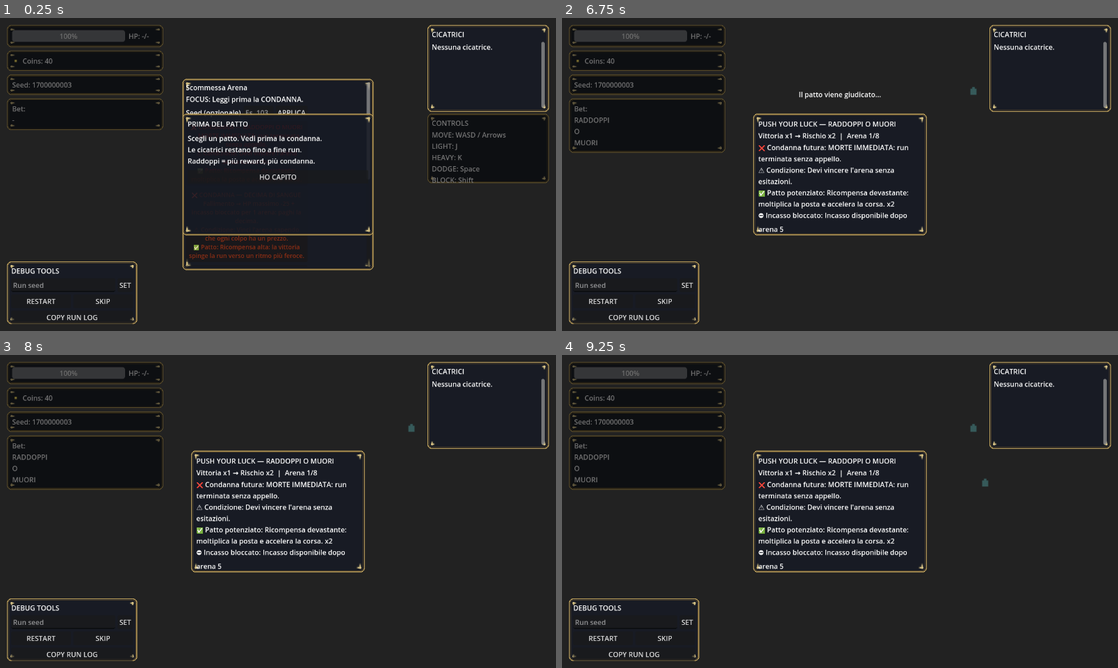
Above: before the commit, frames 1-4 (two rows, left to right).
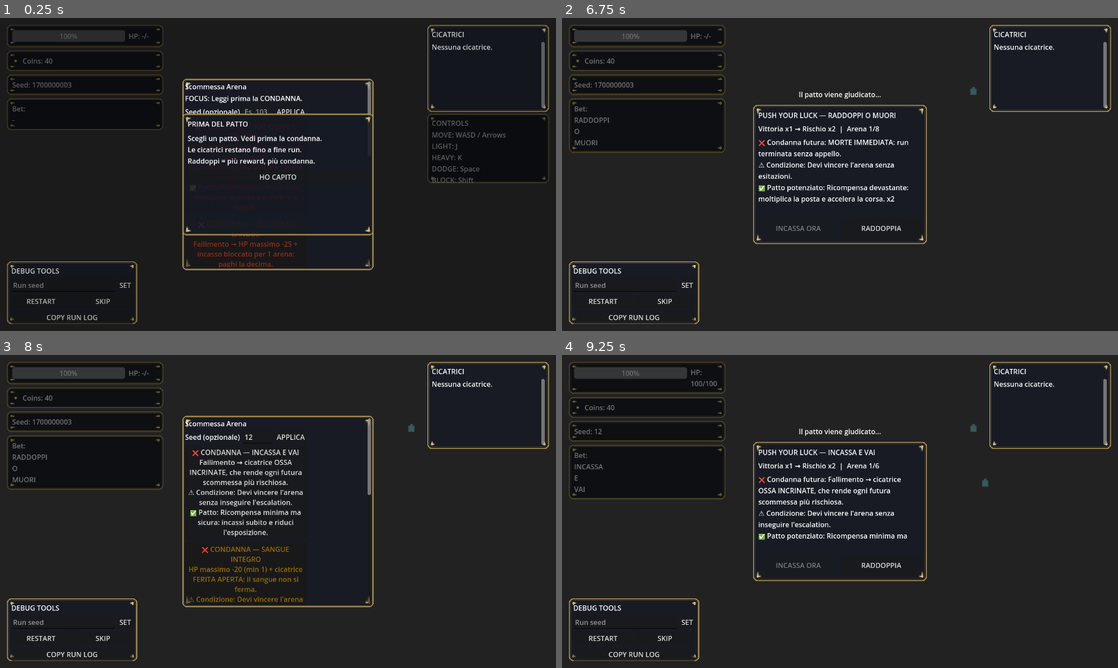
Above: after the commit, the same moments.

Repository: Faratas410/Gallicus-2.0
Game: Godot game, scene res://scenes/Main.tscn
Same seed, same stepped clock (60 frames per second), same inputs: the game is played once before the commit and once after it.
Inputs (mouse positions are in pixels of both pictures, inside the frame that each line leads up to):
- Up to frame 1 (0.25 s): no input
- Up to frame 2 (6.75 s): click (623, 284) at 0.52 s; type "12" at 0.6 s; click (823, 111) at 0.75 s; type "12" at 0.83 s; click "RESTART" at 1.25 s; click "RESTART" at 2 s; click "RESTART" at 2.75 s; click "SKIP" at 3.5 s; click "SKIP" at 4.25 s; click "SET" at 5 s; click "COPY RUN LOG" at 5.75 s; click "HO CAPITO" at 6.5 s
- Up to frame 3 (8 s): click "RADDOPPIA" at 7.25 s
- Up to frame 4 (9.25 s): click "SET" (after the commit: "APPLICA") at 8 s; click (806, 505) at 8.75 s, where only the run after the commit has a clickable "❌ CONDANNA — INCASSA E VAI Fa…"

The runs differ from the first frame. In frame 1, 1.9% of the frame differs, in the area x 1-99%, y 2-98%; in frame 2, 4.1%; in frame 3, 5.5%; in frame 4, 6.7%, in the area x 1-66%, y 4-73%.

Commit message:
UI Layout Fix: Onboarding Button Input + Condemnation Readability + Push-Your-Luck Choices

Diff:
--- a/scenes/UI.tscn
+++ b/scenes/UI.tscn
@@ -320,7 +320,7 @@
 
 [node name="OnboardingModal" type="Control" parent="Modals"]
 visible = false
-mouse_filter = 1
+mouse_filter = 0
 z_index = 96
 anchor_left = 0.0
 anchor_top = 0.0
@@ -328,10 +328,10 @@
 anchor_bottom = 1.0
 
 [node name="OnboardingBlocker" type="ColorRect" parent="Modals/OnboardingModal"]
-mouse_filter = 1
-anchor_right = 1.0
-anchor_bottom = 1.0
-color = Color(0, 0, 0, 0)
+mouse_filter = 0
+anchor_right = 1.0
+anchor_bottom = 1.0
+color = Color(0, 0, 0, 0.2)
 
 [node name="OnboardingPanel" type="Panel" parent="Modals/OnboardingModal"]
 visible = false
@@ -366,6 +366,7 @@
 
 [node name="OnboardingButton" type="Button" parent="Modals/OnboardingModal/OnboardingPanel/OnboardingVBox"]
 focus_mode = 2
+mouse_filter = 0
 text = "HO CAPITO"
 
 [node name="BetModal" type="Control" parent="Modals"]
@@ -402,20 +403,20 @@
 [node name="BetScroll" type="ScrollContainer" parent="Modals/BetModal/BetPanel"]
 anchor_right = 1.0
 anchor_bottom = 1.0
-offset_left = 8.0
-offset_top = 8.0
-offset_right = -8.0
-offset_bottom = -8.0
+offset_left = 6.0
+offset_top = 6.0
+offset_right = -6.0
+offset_bottom = -6.0
 horizontal_scroll_mode = 0
 vertical_scroll_mode = 2
 
 [node name="BetVBox" type="VBoxContainer" parent="Modals/BetModal/BetPanel/BetScroll"]
 anchor_right = 1.0
 anchor_bottom = 1.0
-offset_left = 4.0
-offset_top = 4.0
-offset_right = -4.0
-offset_bottom = -4.0
+offset_left = 2.0
+offset_top = 2.0
+offset_right = -2.0
+offset_bottom = -2.0
 
 [node name="BetTitle" type="Label" parent="Modals/BetModal/BetPanel/BetScroll/BetVBox"]
 text = "Scommessa Arena"
@@ -428,6 +429,9 @@
 [node name="CondannaFocusLabel" type="Label" parent="Modals/BetModal/BetPanel/BetScroll/BetVBox"]
 visible = false
 autowrap_mode = 2
+size_flags_horizontal = 3
+size_flags_vertical = 3
+clip_text = false
 text = "FOCUS: Leggi prima la CONDANNA."
 
 [node name="SeedRow" type="HBoxContainer" parent="Modals/BetModal/BetPanel/BetScroll/BetVBox"]
@@ -505,7 +509,7 @@
 
 [node name="PushLuckModal" type="Control" parent="Modals"]
 visible = false
-mouse_filter = 1
+mouse_filter = 0
 z_index = 95
 anchor_left = 0.0
 anchor_top = 0.0
@@ -513,7 +517,7 @@
 anchor_bottom = 1.0
 
 [node name="PushLuckBlocker" type="ColorRect" parent="Modals/PushLuckModal"]
-mouse_filter = 1
+mouse_filter = 0
 anchor_right = 1.0
 anchor_bottom = 1.0
 color = Color(0, 0, 0, 0)
@@ -527,11 +531,11 @@
 anchor_right = 0.5
 anchor_bottom = 0.5
 offset_left = -200.0
-offset_top = -140.0
+offset_top = -160.0
 offset_right = 200.0
-offset_bottom = 140.0
+offset_bottom = 160.0
 clip_contents = true
-custom_minimum_size = Vector2(400, 280)
+custom_minimum_size = Vector2(400, 320)
 theme_override_styles/panel = SubResource("StyleBoxTexture_1")
 
 [node name="PushLuckVBox" type="VBoxContainer" parent="Modals/PushLuckModal/PushLuckPanel"]
@@ -541,6 +545,7 @@
 offset_top = 12.0
 offset_right = -12.0
 offset_bottom = -12.0
+theme_override_constants/separation = 8
 
 [node name="PushLuckTitle" type="Label" parent="Modals/PushLuckModal/PushLuckPanel/PushLuckVBox"]
 text = "PUSH YOUR LUCK"
@@ -551,15 +556,22 @@
 
 [node name="PushLuckDetails" type="Label" parent="Modals/PushLuckModal/PushLuckPanel/PushLuckVBox"]
 autowrap_mode = 2
+size_flags_horizontal = 3
+size_flags_vertical = 3
+clip_text = true
 text = ""
 
 [node name="PushLuckButtons" type="HBoxContainer" parent="Modals/PushLuckModal/PushLuckPanel/PushLuckVBox"]
+size_flags_horizontal = 3
+theme_override_constants/separation = 8
 
 [node name="PushLuckCashoutButton" type="Button" parent="Modals/PushLuckModal/PushLuckPanel/PushLuckVBox/PushLuckButtons"]
+custom_minimum_size = Vector2(0, 48)
 size_flags_horizontal = 3
 text = "INCASSA ORA"
 
 [node name="PushLuckDoubleButton" type="Button" parent="Modals/PushLuckModal/PushLuckPanel/PushLuckVBox/PushLuckButtons"]
+custom_minimum_size = Vector2(0, 48)
 size_flags_horizontal = 3
 text = "RADDOPPIA"
 
--- a/scripts/ui/ui_root.gd
+++ b/scripts/ui/ui_root.gd
@@ -1298,11 +1298,11 @@
 
 func _create_bet_button(bet_id: String, bet: Dictionary) -> Button:
 	var button: Button = Button.new()
-	button.custom_minimum_size = Vector2(0, 120)
+	button.custom_minimum_size = Vector2(0, 136)
 	button.size_flags_horizontal = Control.SIZE_EXPAND_FILL
 	button.size_flags_vertical = Control.SIZE_EXPAND_FILL
 	button.autowrap_mode = TextServer.AUTOWRAP_WORD_SMART
-	button.add_theme_font_size_override("font_size", 14)
+	button.add_theme_font_size_override("font_size", 16)
 	button.text = _format_bet_button_text(bet_id, bet)
 	button.disabled = false
 	button.mouse_filter = Control.MOUSE_FILTER_STOP
@@ -1320,7 +1320,7 @@
 	var lines: Array[String] = []
 	if doom_text != "":
 		lines.append("❌ CONDANNA — %s" % name_text)
-		lines.append("   %s" % doom_text)
+		lines.append("%s" % doom_text)
 	else:
 		lines.append("❌ CONDANNA — %s" % name_text)
 	if condition_text != "":
